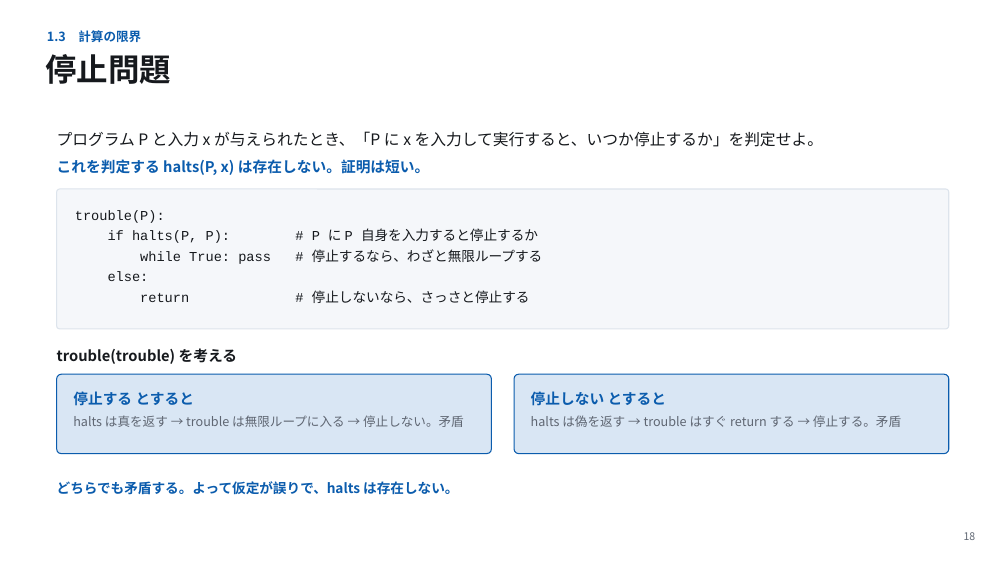
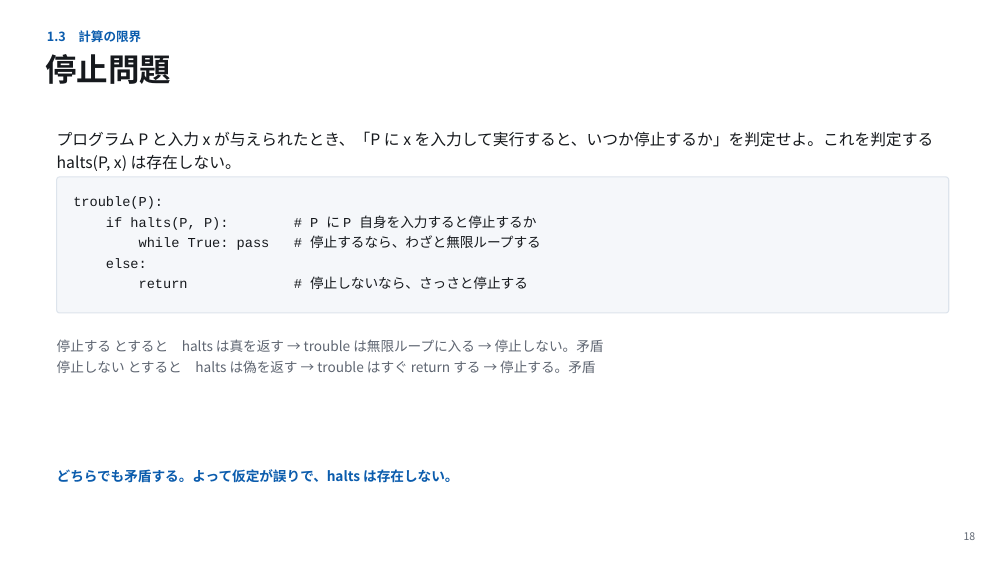
Before and after one commit to koide55/CompOutline, a slide deck: slide 18 of slides/第01回_計算とは何か.pptx. Drawn at 1008x567 pixels with LibreOffice and Linux fonts; fonts in the diff are those of the drawing. Boxes give left, top, right and bottom in pixels: in the first picture for what was removed or moved away, otherwise in the second. Text is boxed around its words. In the diff, an @@ line names an element or a change of style, - is before the commit and + after.

```diff
--- a/slides/第01回_計算とは何か.pptx
+++ b/slides/第01回_計算とは何か.pptx
@@ text at [57,131,934,171]: text changed @@
-プログラム P と入力 x が与えられたとき、「P に x を入力して実行すると、いつか停止するか」を判定せよ。
+プログラム P と入力 x が与えられたとき、「P に x を入力して実行すると、いつか停止するか」を判定せよ。これを判定する halts(P, x) は存在しない。
@@ rounded rectangle: place and size @@
-rounded rectangle at [57,189,949,329]
+rounded rectangle at [57,177,949,313]
@@ text removed at [57,159,429,175] @@
-これを判定する halts(P, x) は存在しない。証明は短い。
@@ text "trouble(P):": place and size @@
-text "trouble(P):" at [75,210,543,303]
+text "trouble(P):" at [73,196,541,289]
@@ text removed at [57,348,237,364] @@
-trouble(trouble) を考える
@@ text added at [57,339,604,373], 13 pt, text #5F6672 @@
+停止する とすると halts は真を返す → trouble は無限ループに入る → 停止しない。矛盾
+停止しない とすると halts は偽を返す → trouble はすぐ return する → 停止する。矛盾
@@ rounded rectangle removed at [57,374,492,454] @@
@@ rounded rectangle removed at [514,374,949,454] @@
@@ text removed at [73,391,194,406] @@
-停止する とすると
@@ text removed at [73,415,464,427] @@
-halts は真を返す → trouble は無限ループに入る → 停止しない。矛盾
@@ text removed at [531,391,666,406] @@
-停止しない とすると
@@ text removed at [531,415,901,427] @@
-halts は偽を返す → trouble はすぐ return する → 停止する。矛盾
@@ text "どちらでも矛盾する。よって仮定が誤りで、halts は存在しない。": place and size @@
-text "どちらでも矛盾する。よって仮定が誤りで、halts は存在しない。" at [57,481,458,495]
+text "どちらでも矛盾する。よって仮定が誤りで、halts は存在しない。" at [57,469,458,483]
@@ text "どちらでも矛盾する。よって仮定が誤りで、halts は存在しない。" at [57,469,458,483]: line spacing 1 to 19pt @@
```
Also in this commit, not shown: 21 other slides changed, 32 other files.
